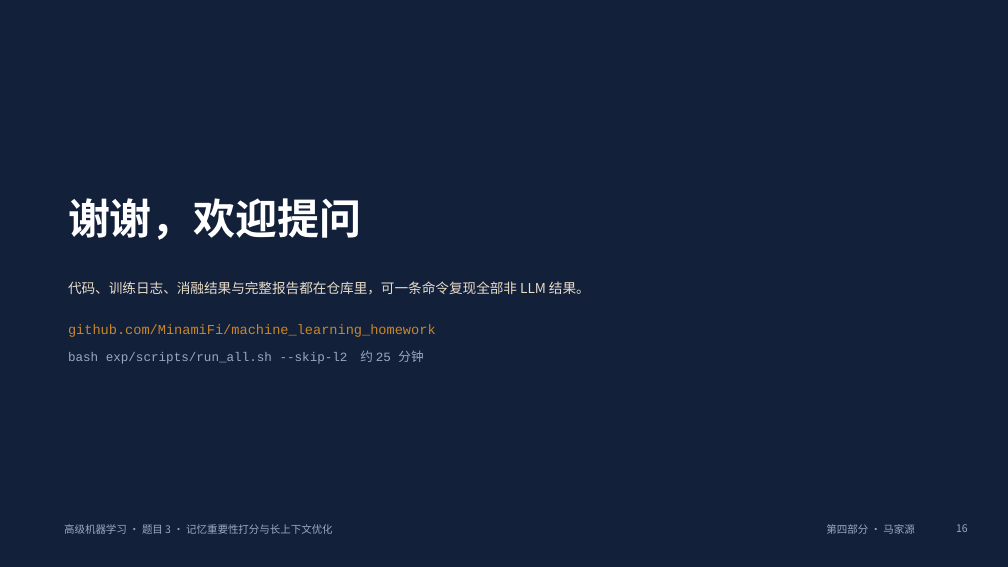
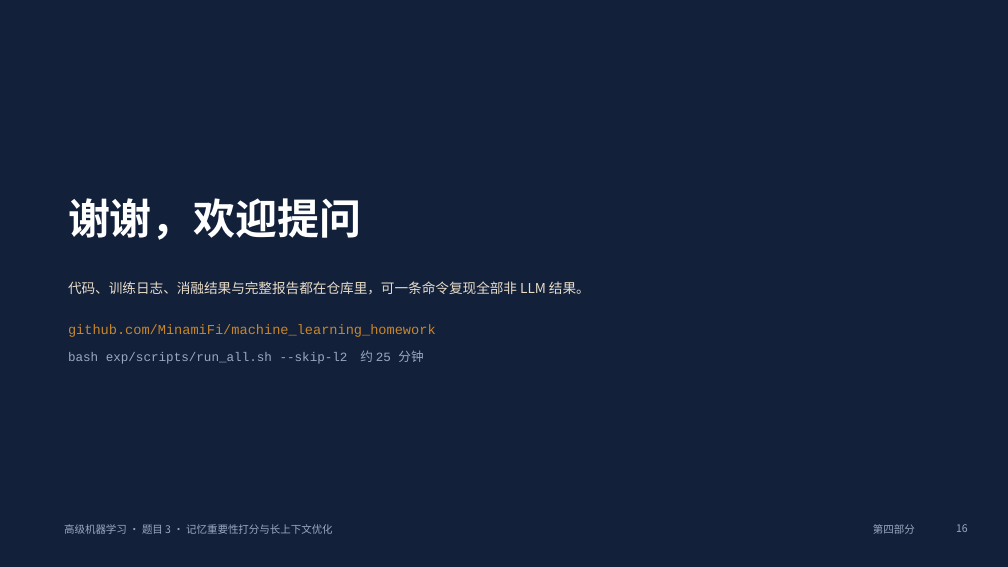
Before and after one commit to MinamiFi/machine_learning_homework, a slide deck: slide 16 of exp/slides/题目三_记忆打分_汇报.pptx. Drawn at 1008x567 pixels with LibreOffice and Linux fonts; fonts in the diff are those of the drawing. Boxes give left, top, right and bottom in pixels: in the first picture for what was removed or moved away, otherwise in the second. Text is boxed around its words. In the diff, an @@ line names an element or a change of style, - is before the commit and + after.

Commit message:
汇报人姓名留白，待组内确定分工
- SPEAKERS 的 name 置空，分工页显示「汇报人待定」，页脚只标部分编号
- 讲稿前缀由「姓名 · 时间」改为「第 N 部分 · 时间」，不再硬编码姓名
- 封面仍列四位汇报人（四人都会上台）
- 交付说明与 README 的分工表改为待定，注明改了哪个字段可整份同步

```diff
--- a/exp/slides/题目三_记忆打分_汇报.pptx
+++ b/exp/slides/题目三_记忆打分_汇报.pptx
@@ text at [873, 524, 915, 534]: text changed @@
-第四部分 · 马家源
+第四部分
```
Also in this commit, not shown: 14 other slides changed, 4 other files.
